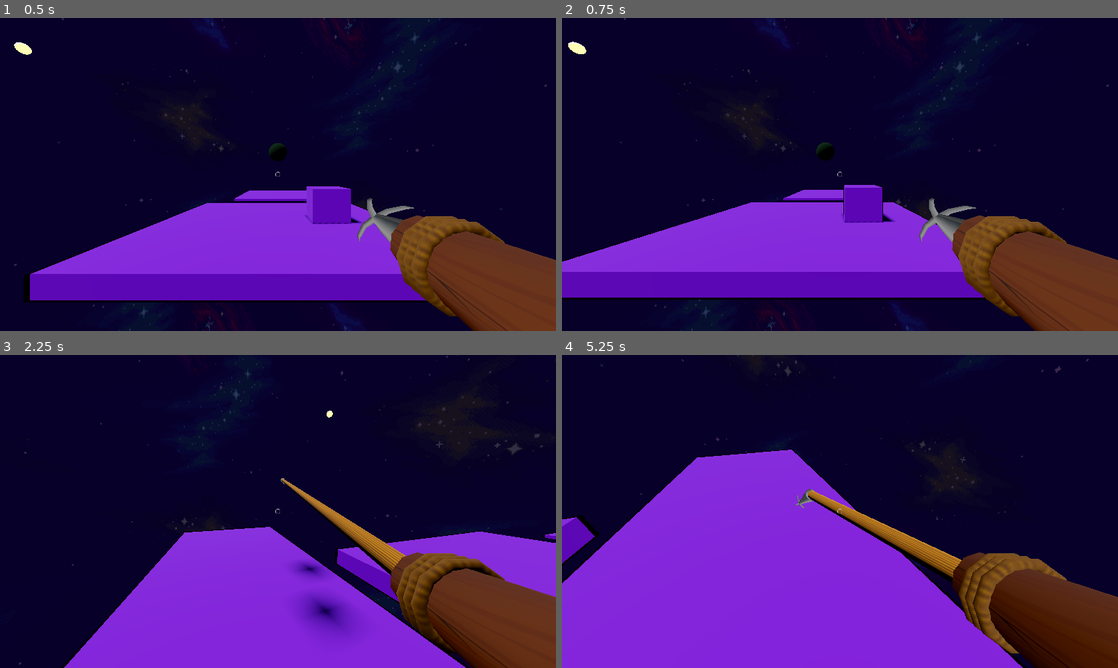
Above: before the commit, frames 1-4 (two rows, left to right).
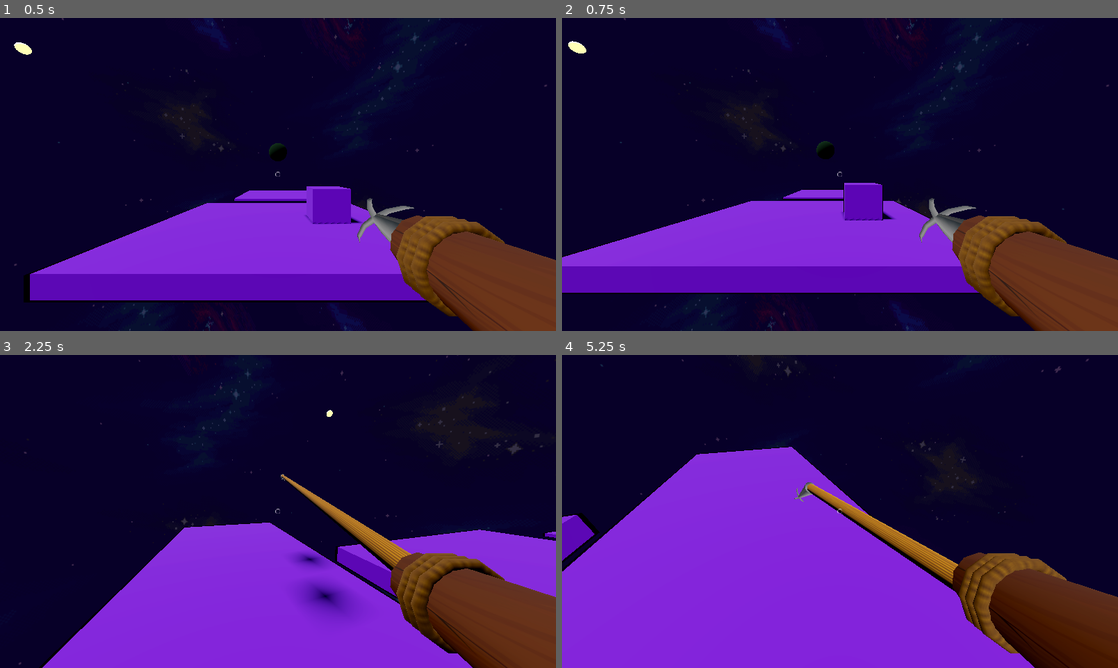
Above: after the commit, the same moments.

Repository: WeissSa/Space-Man
Game: Godot game, scene res://level/level.tscn
Two runs of this game, one before a commit and one after it. Both use one fixed random seed, a clock stepped at 60 frames per second and the inputs below.
Inputs (mouse positions are in pixels of both pictures, inside the frame that each line leads up to):
- Up to frame 1 (0.5 s): no input
- Up to frame 2 (0.75 s): tap Enter at 0.5 s; move the mouse to (962, 158) at 0.52 s; press the mouse at (962, 158) at 0.53 s; hold D (move_right) from 0.53 s (still down)
- Up to frame 3 (2.25 s): tap Space (jump) at 0.77, 0.8, 1.07, 1.35, 1.52, 1.82 s; move the mouse to (250, 511) at 1.27 s; release D (move_right) at 1.28 s; release the mouse at (250, 511) at 1.28 s; hold W (move_forward) from 1.28 s (still down); click (250, 511) at 1.55 s; move the mouse to (289, 505) at 2.02 s; press the mouse at (289, 505) at 2.03 s
- Up to frame 4 (5.25 s): tap Space (jump) at 2.3, 3.02, 3.32, 3.6, 3.77, 4.07, 4.52, 4.82 s; move the mouse to (834, 517) at 2.77 s; release the mouse at (834, 517) at 2.78 s; click (834, 517) at 2.85 s; move the mouse to (878, 514) at 3.52 s; tap Escape (ui_cancel) at 4.15 s; move the mouse to (673, 464) at 4.27 s; release W (move_forward) at 4.28 s; hold Left (move_left) 4.28-5.03 s; click (673, 464) at 4.35 s; move the mouse to (845, 511) at 5.02 s; press the mouse at (845, 511) at 5.03 s; hold W (move_forward) from 5.03 s (still down)

Frame 1 is identical in both runs. In frame 2, 3.8% of the frame differs, in the area x 0-77%, y 7-90%; in frame 3, 5.1%, in the area x 7-100%, y 17-100%; in frame 4, 3.0%.

Commit message:
add walk sound and remove base player

Diff:
--- a/Entities/player_base.gd
+++ /dev/null
@@ -1,143 +0,0 @@
-extends CharacterBody3D
-
-
-const MAX_SPEED = 4
-const ACCELERATION = 0.3
-const DECELLERATION = 0.2
-const GRAVITY = 12
-const JUMP_VELOCITY = 6
-const JUMP_SLOWDOWN = 0.8
-const SPEED_CUTOFF = 3
-
-enum STATES {RUNNING, JUMPING, FALLING, STANDING, HOOKSHOTTING}
-
-var mouse_sensitivity = 0.005
-var direction_2D: Vector2 = Vector2(0, 0)
-var state: STATES = STATES.RUNNING
-var initial_jump_basis: Basis
-
-@onready var neck := $Neck
-@onready var camera := $Neck/CameraParent
-@onready var coyote_time := $CoyoteTime
-@onready var camera_shake := $Neck/CameraParent/CameraShake
-@onready var camera_node := $Neck/CameraParent/Camera3D
-
-func _unhandled_input(event: InputEvent) -> void:
-	if event is InputEventMouseButton:
-		Input.set_mouse_mode(Input.MOUSE_MODE_CAPTURED)
-	elif event.is_action_pressed("ui_cancel"):
-		Input.set_mouse_mode(Input.MOUSE_MODE_VISIBLE)
-
-	if Input.get_mouse_mode() == Input.MOUSE_MODE_CAPTURED:
-		if event is InputEventMouseMotion:
-			neck.rotate_y(-event.relative.x * mouse_sensitivity)
-			camera.rotate_x(-event.relative.y * mouse_sensitivity)
-			camera.rotation.x = clamp(camera.rotation.x, deg_to_rad(-80), deg_to_rad(70))
-
-
-func apply_vertical_movement(delta: float) -> void:
-	if not is_on_floor() and coyote_time.is_stopped():
-		velocity.y -= GRAVITY * delta
-		if velocity.y < 0:
-			state = STATES.FALLING
-
-	# fall faster once we reach peak of jump
-	if state == STATES.FALLING:
-		velocity.y -= GRAVITY * delta / 2
-
-	if state == STATES.JUMPING and initial_jump_basis == Basis.IDENTITY and (
-		velocity.x > 0 or velocity.y > 0):
-		initial_jump_basis = neck.transform.basis
-
-	# Handle jump.
-	if Input.is_action_just_pressed("jump") and (
-		is_on_floor() or not coyote_time.is_stopped()):
-		velocity.y = JUMP_VELOCITY
-		state = STATES.JUMPING
-		if state == STATES.RUNNING:
-			initial_jump_basis = neck.transform.basis
-		coyote_time.stop()
-	elif is_on_floor():
-		state = STATES.RUNNING
-		initial_jump_basis = Basis.IDENTITY
-
-
-func apply_horizontal_movement(delta: float) -> void:
-	# Get the input direction and handle the movement/deceleration.
-	var input_dir: Vector2 = Input.get_vector("move_left",
-		"move_right", "move_forward", "move_down")
-
-	if state == STATES.STANDING and (input_dir.x != 0 or input_dir.y != 0):
-		state = STATES.RUNNING
-
-
-	# read inputs and factor in acceleration
-	direction_2D.x = clamp(input_dir.x * ACCELERATION * delta + direction_2D.x,
-		-1, 1)
-
-	direction_2D.y = clamp(input_dir.y * ACCELERATION * delta + direction_2D.y,
-		-1, 1)
-
-	# convert inputs into normalized direction vector
-	# keep relative direction if jumping
-	var direction: Vector3 = (neck.transform.basis * Vector3(input_dir.x,
-			0, input_dir.y)).normalized()
-
-	if state in [STATES.JUMPING, STATES.FALLING]:
-		direction += (initial_jump_basis * Vector3(input_dir.x,
-			0, input_dir.y)).normalized()
-		direction = direction / 2
-
-
-
-	# allow for precision in non-forward directions
-	if initial_jump_basis and initial_jump_basis != Basis.IDENTITY:
-		if input_dir.y > 0:
-			direction.z = direction.z * JUMP_SLOWDOWN
-		direction.x = direction.x * JUMP_SLOWDOWN
-
-	handle_inputs(direction)
-
-func handle_inputs(direction: Vector3) -> void:
-	if direction:
-		velocity.x = clamp(direction.x * MAX_SPEED,
-			-MAX_SPEED * abs(direction.x),
-			MAX_SPEED * abs(direction.x)
-		)
-		velocity.z = clamp(direction.z * MAX_SPEED,
-			-MAX_SPEED * abs(direction.z),
-			MAX_SPEED * abs(direction.z)
-		)
-	else:
-		velocity.x = move_toward(velocity.x, 0, DECELLERATION)
-		velocity.z = move_toward(velocity.z, 0, DECELLERATION)
-
-func animate():
-	var speed: float = sqrt(velocity.x ** 2 + velocity.z ** 2)
-
-	var need_animation: bool = len(camera_shake.get_queue()) == 0
-	if state == STATES.RUNNING and speed < 2:
-		if need_animation:
-			camera_shake.queue("ShakeWeak")
-	elif state == STATES.RUNNING and speed > 3:
-		if need_animation:
-			camera_shake.queue("ShakeStrong")
-	else:
-		camera_shake.play("RESET")
-
-
-func _physics_process(delta: float) -> void:
-
-	apply_horizontal_movement(delta)
-
-	apply_vertical_movement(delta)
-
-	var was_on_floor: bool = is_on_floor()
-	move_and_slide()
-	if was_on_floor and not is_on_floor():
-		coyote_time.start()
-
-	if velocity.is_equal_approx(Vector3.ZERO):
-		state = STATES.STANDING
-
-	animate()
--- a/Entities/player_base.tscn
+++ b/Entities/player_base.tscn
@@ -1,7 +1,156 @@
-[gd_scene load_steps=11 format=3 uid="uid://bf7s6fwpp2pdj"]
-
-[ext_resource type="Script" path="res://Entities/player_base.gd" id="1_a3g8r"]
+[gd_scene load_steps=11 format=3 uid="uid://0eugh23rh82p"]
+
 [ext_resource type="Texture2D" uid="uid://bi77d22yfwguh" path="res://2D Assets/crosshair.png" id="2_tqj0f"]
+
+[sub_resource type="GDScript" id="GDScript_2qh8v"]
+script/source = "extends CharacterBody3D
+
+
+const MAX_SPEED = 4
+const ACCELERATION = 0.3
+const DECELLERATION = 0.2
+const GRAVITY = 12
+const JUMP_VELOCITY = 6
+const JUMP_SLOWDOWN = 0.8
+const SPEED_CUTOFF = 3
+
+enum STATES {RUNNING, JUMPING, FALLING, STANDING, HOOKSHOTTING}
+
+var mouse_sensitivity = 0.005
+var direction_2D: Vector2 = Vector2(0, 0)
+var state: STATES = STATES.RUNNING
+var initial_jump_basis: Basis
+
+@onready var neck := $Neck
+@onready var camera := $Neck/CameraParent
+@onready var coyote_time := $CoyoteTime
+@onready var camera_shake := $Neck/CameraParent/CameraShake
+@onready var camera_node := $Neck/CameraParent/Camera3D
+
+func _unhandled_input(event: InputEvent) -> void:
+	if event is InputEventMouseButton:
+		Input.set_mouse_mode(Input.MOUSE_MODE_CAPTURED)
+	elif event.is_action_pressed(\"ui_cancel\"):
+		Input.set_mouse_mode(Input.MOUSE_MODE_VISIBLE)
+
+	if Input.get_mouse_mode() == Input.MOUSE_MODE_CAPTURED:
+		if event is InputEventMouseMotion:
+			neck.rotate_y(-event.relative.x * mouse_sensitivity)
+			camera.rotate_x(-event.relative.y * mouse_sensitivity)
+			camera.rotation.x = clamp(camera.rotation.x, deg_to_rad(-80), deg_to_rad(70))
+
+
+func apply_vertical_movement(delta: float) -> void:
+	if not is_on_floor() and coyote_time.is_stopped():
+		velocity.y -= GRAVITY * delta
+		if velocity.y < 0:
+			state = STATES.FALLING
+
+	# fall faster once we reach peak of jump
+	if state == STATES.FALLING:
+		velocity.y -= GRAVITY * delta / 2
+
+	if state == STATES.JUMPING and initial_jump_basis == Basis.IDENTITY and (
+		velocity.x > 0 or velocity.y > 0):
+		initial_jump_basis = neck.transform.basis
+
+	# Handle jump.
+	if Input.is_action_just_pressed(\"jump\") and (
+		is_on_floor() or not coyote_time.is_stopped()):
+		velocity.y = JUMP_VELOCITY
+		state = STATES.JUMPING
+		if state == STATES.RUNNING:
+			initial_jump_basis = neck.transform.basis
+		coyote_time.stop()
+	elif is_on_floor():
+		state = STATES.RUNNING
+		initial_jump_basis = Basis.IDENTITY
+
+
+func apply_horizontal_movement(delta: float) -> void:
+	# Get the input direction and handle the movement/deceleration.
+	var input_dir: Vector2 = Input.get_vector(\"move_left\",
+		\"move_right\", \"move_forward\", \"move_down\")
+
+	if state == STATES.STANDING and (input_dir.x != 0 or input_dir.y != 0):
+		state = STATES.RUNNING
+
+
+	# read inputs and factor in acceleration
+	direction_2D.x = clamp(input_dir.x * ACCELERATION * delta + direction_2D.x,
+		-1, 1)
+
+	direction_2D.y = clamp(input_dir.y * ACCELERATION * delta + direction_2D.y,
+		-1, 1)
+
+	# convert inputs into normalized direction vector
+	# keep relative direction if jumping
+	var direction: Vector3 = (neck.transform.basis * Vector3(input_dir.x,
+			0, input_dir.y)).normalized()
+
+	if state in [STATES.JUMPING, STATES.FALLING]:
+		direction += (initial_jump_basis * Vector3(input_dir.x,
+			0, input_dir.y)).normalized()
+		direction = direction / 2
+
+
+
+	# allow for precision in non-forward directions
+	if initial_jump_basis and initial_jump_basis != Basis.IDENTITY:
+		if input_dir.y > 0:
+			direction.z = direction.z * JUMP_SLOWDOWN
+		direction.x = direction.x * JUMP_SLOWDOWN
+
+	handle_inputs(direction)
+
+func handle_inputs(direction: Vector3) -> void:
+	if direction:
+		velocity.x = clamp(direction.x * MAX_SPEED,
+			-MAX_SPEED * abs(direction.x),
+			MAX_SPEED * abs(direction.x)
+		)
+		velocity.z = clamp(direction.z * MAX_SPEED,
+			-MAX_SPEED * abs(direction.z),
+			MAX_SPEED * abs(direction.z)
+		)
+	else:
+		velocity.x = move_toward(velocity.x, 0, DECELLERATION)
+		velocity.z = move_toward(velocity.z, 0, DECELLERATION)
+
+func animate():
+	var speed: float = sqrt(velocity.x ** 2 + velocity.z ** 2)
+
+	var need_animation: bool = len(camera_shake.get_queue()) == 0
+	if state == STATES.RUNNING and speed < 2:
+		if need_animation:
+			camera_shake.queue(\"ShakeWeak\")
+	elif state == STATES.RUNNING and speed > 3:
+		if need_animation:
+			camera_shake.queue(\"ShakeStrong\")
+	else:
+		camera_shake.play(\"RESET\")
+
+
+func _physics_process(delta: float) -> void:
+
+	apply_horizontal_movement(delta)
+
+	apply_vertical_movement(delta)
+
+	var was_on_floor: bool = is_on_floor()
+	move_and_slide()
+	if was_on_floor and not is_on_floor():
+		coyote_time.start()
+
+	if velocity.is_equal_approx(Vector3.ZERO):
+		state = STATES.STANDING
+
+	animate()
+
+
+
+
+"
 
 [sub_resource type="CylinderShape3D" id="CylinderShape3D_rgnmm"]
 height = 0.623384
@@ -100,7 +249,7 @@
 
 [node name="PlayerBase" type="CharacterBody3D"]
 collision_mask = 15
-script = ExtResource("1_a3g8r")
+script = SubResource("GDScript_2qh8v")
 
 [node name="CollisionShape3D" type="CollisionShape3D" parent="."]
 transform = Transform3D(0.9, 0, 0, 0, 0.9, 0, 0, 0, 0.9, 0, 0.108932, 0)
@@ -130,7 +279,7 @@
 libraries = {
 "": SubResource("AnimationLibrary_wm3e8")
 }
-blend_times = [&"RESET", &"ShakeWeak", 0.5, &"RESET", &"JumpZoomout", 0.1, &"RESET", &"ShakeStrong", 0.5, &"ShakeWeak", &"RESET", 1.0, &"ShakeWeak", &"ShakeStrong", 1.0, &"JumpZoomout", &"RESET", 0.25, &"ShakeStrong", &"ShakeWeak", 1.0]
+blend_times = [&"RESET", &"ShakeStrong", 0.5, &"RESET", &"JumpZoomout", 0.1, &"RESET", &"ShakeWeak", 0.5, &"ShakeStrong", &"ShakeWeak", 1.0, &"JumpZoomout", &"RESET", 0.25, &"ShakeWeak", &"RESET", 1.0, &"ShakeWeak", &"ShakeStrong", 1.0]
 
 [node name="CoyoteTime" type="Timer" parent="."]
 wait_time = 0.25
--- a/Entities/player_hookshot.gd
+++ b/Entities/player_hookshot.gd
@@ -23,7 +23,8 @@
 @onready var camera_node := $Neck/CameraParent/Camera3D
 @onready var hookshot_head = $Neck/CameraParent/Camera3D/HookshotHeadModel
 @onready var reticle = $Neck/CameraParent/Camera3D/Reticle
-@onready var shoot = $AudioStreamPlayer
+@onready var shoot = $Shoot
+@onready var walk = $Walk
 
 var Hook: PackedScene = preload("res://Entities/hook.tscn")
 const HOOK_SPEED := 17
@@ -154,17 +155,11 @@
 func animate():
 	var speed: float = sqrt(velocity.x ** 2 + velocity.z ** 2)
 
-	var need_animation: bool = len(camera_shake.get_queue()) == 0
-	if state == STATES.RUNNING and speed < 2:
-		if need_animation:
-			camera_shake.queue("ShakeWeak")
-	elif state == STATES.RUNNING and speed > 3:
-		if need_animation:
-			camera_shake.queue("ShakeStrong")
+	if state == STATES.RUNNING and speed > 1 and is_on_floor():
+		camera_shake.play("ShakeStrong")
+		walk.pitch_scale = randf_range(0.35, 0.45)
 	else:
 		camera_shake.play("RESET")
-
-
 
 func handle_grapple(delta: float):
 	var hook: Node3D = get_tree().get_root().get_node("Hook")
--- a/Entities/player_hookshot.tscn
+++ b/Entities/player_hookshot.tscn
@@ -6,6 +6,7 @@
 [ext_resource type="PackedScene" uid="uid://b1kvksj3l5of0" path="res://Model/hookshot_head_model.tscn" id="4_y2ebc"]
 [ext_resource type="Texture2D" uid="uid://mxyf0ot31wwk" path="res://2D Assets/rope.jpg" id="5_m1fw1"]
 [ext_resource type="AudioStream" uid="uid://bmhm2sgrk7hlk" path="res://SFX/shootShort.mp3" id="6_0ly1p"]
+[ext_resource type="AudioStream" uid="uid://dl0rckopw7d6b" path="res://SFX/walk-trimmed.ogg" id="7_n0jek"]
 
 [sub_resource type="CylinderShape3D" id="CylinderShape3D_rgnmm"]
 height = 0.623384
@@ -82,10 +83,23 @@
 "update": 0,
 "values": [85.0]
 }
+tracks/2/type = "value"
+tracks/2/imported = false
+tracks/2/enabled = true
+tracks/2/path = NodePath("../../Walk:playing")
+tracks/2/interp = 1
+tracks/2/loop_wrap = true
+tracks/2/keys = {
+"times": PackedFloat32Array(0),
+"transitions": PackedFloat32Array(1),
+"update": 1,
+"values": [false]
+}
 
 [sub_resource type="Animation" id="Animation_p4j4e"]
 resource_name = "ShakeStrong"
 length = 0.3
+step = 0.05
 tracks/0/type = "value"
 tracks/0/imported = false
 tracks/0/enabled = true
@@ -98,29 +112,24 @@
 "update": 0,
 "values": [Vector3(0, 0, 0.006), Vector3(0, -0.1, 0.006), Vector3(0, -0.1, 0.006), Vector3(0, 0, 0.006)]
 }
-
-[sub_resource type="Animation" id="Animation_pbt83"]
-resource_name = "ShakeWeak"
-length = 0.5
-tracks/0/type = "value"
-tracks/0/imported = false
-tracks/0/enabled = true
-tracks/0/path = NodePath("Camera3D:position")
-tracks/0/interp = 1
-tracks/0/loop_wrap = true
-tracks/0/keys = {
-"times": PackedFloat32Array(0, 0.2, 0.3, 0.4),
-"transitions": PackedFloat32Array(1, 1, 1, 1),
-"update": 0,
-"values": [Vector3(0, 0, 0.006), Vector3(0, -0.1, 0.006), Vector3(0, -0.1, 0.006), Vector3(0, 0, 0.006)]
+tracks/1/type = "value"
+tracks/1/imported = false
+tracks/1/enabled = true
+tracks/1/path = NodePath("../../Walk:playing")
+tracks/1/interp = 1
+tracks/1/loop_wrap = true
+tracks/1/keys = {
+"times": PackedFloat32Array(0.05),
+"transitions": PackedFloat32Array(1),
+"update": 1,
+"values": [true]
 }
 
 [sub_resource type="AnimationLibrary" id="AnimationLibrary_wm3e8"]
 _data = {
 "JumpZoomout": SubResource("Animation_yqx80"),
 "RESET": SubResource("Animation_xhjtx"),
-"ShakeStrong": SubResource("Animation_p4j4e"),
-"ShakeWeak": SubResource("Animation_pbt83")
+"ShakeStrong": SubResource("Animation_p4j4e")
 }
 
 [node name="PlayerHookshot" type="CharacterBody3D"]
@@ -178,15 +187,23 @@
 libraries = {
 "": SubResource("AnimationLibrary_wm3e8")
 }
-blend_times = [&"RESET", &"ShakeWeak", 0.5, &"RESET", &"JumpZoomout", 0.1, &"RESET", &"ShakeStrong", 0.5, &"ShakeWeak", &"RESET", 1.0, &"ShakeWeak", &"ShakeStrong", 1.0, &"JumpZoomout", &"RESET", 0.25, &"ShakeStrong", &"ShakeWeak", 1.0]
+blend_times = [&"RESET", &"ShakeStrong", 0.5, &"RESET", &"JumpZoomout", 0.1, &"RESET", &"ShakeWeak", 0.5, &"ShakeStrong", &"ShakeWeak", 1.0, &"JumpZoomout", &"RESET", 0.25, &"ShakeWeak", &"RESET", 1.0, &"ShakeWeak", &"ShakeStrong", 1.0]
 
 [node name="CoyoteTime" type="Timer" parent="."]
 wait_time = 0.25
 one_shot = true
 
-[node name="AudioStreamPlayer" type="AudioStreamPlayer3D" parent="."]
+[node name="Shoot" type="AudioStreamPlayer3D" parent="."]
 transform = Transform3D(1, 0, 0, 0, 1, 0, 0, 0, 1, 0.19746, 0.201125, -0.237829)
 stream = ExtResource("6_0ly1p")
 volume_db = -2.0
 pitch_scale = 0.7
 bus = &"Player"
+
+[node name="Walk" type="AudioStreamPlayer3D" parent="."]
+transform = Transform3D(1, 0, 0, 0, 1, 0, 0, 0, 1, 0, -0.117932, 0)
+stream = ExtResource("7_n0jek")
+volume_db = -30.0
+unit_size = 2.0
+pitch_scale = 0.3
+bus = &"Player"
--- a/level/level.tscn
+++ b/level/level.tscn
@@ -71,3 +71,6 @@
 
 [node name="PlayerHookshot" parent="." instance=ExtResource("4_sjhb5")]
 transform = Transform3D(1, 0, 0, 0, 1, 0, 0, 0, 1, 0, 1.27999, 5)
+
+[node name="AudioStreamPlayer3D" type="AudioStreamPlayer3D" parent="."]
+autoplay = true
Not shown, added: SFX/walk-trimmed-1.2.ogg.import
Not shown, added: SFX/walk-trimmed.ogg.import
Not shown, added: SFX/walk.ogg.import
Not shown, changed: attributions.txt
Not shown, added: SFX/walk-trimmed-1.2.ogg
Not shown, added: SFX/walk-trimmed.ogg
Not shown, added: SFX/walk.ogg
